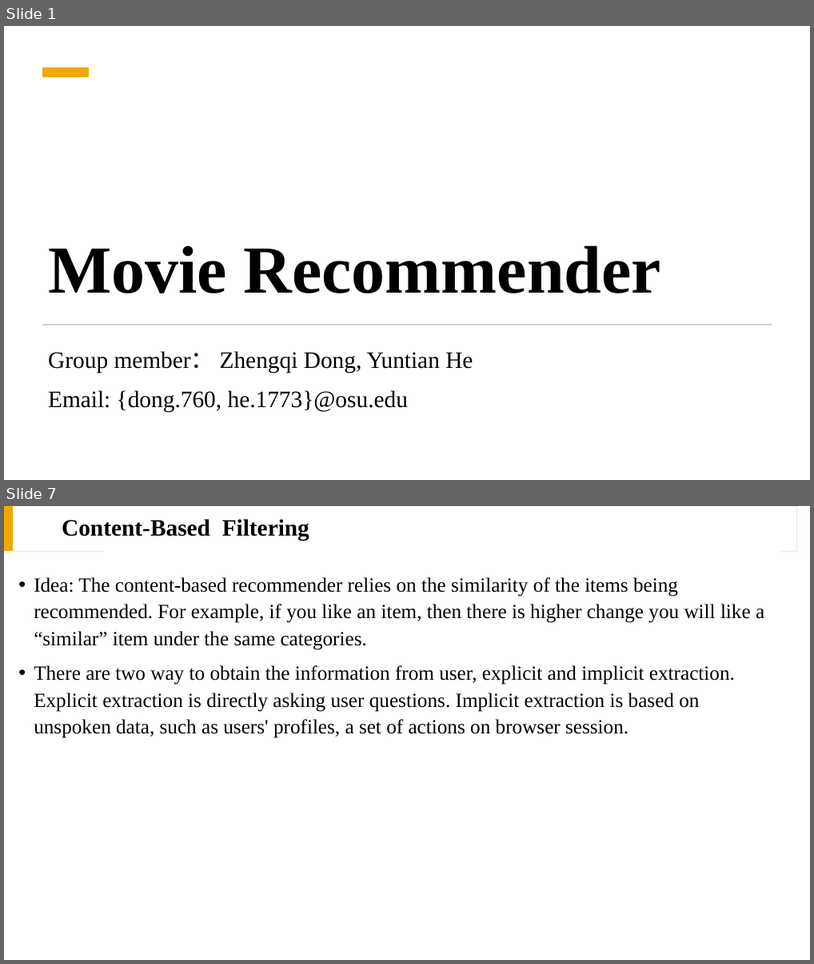
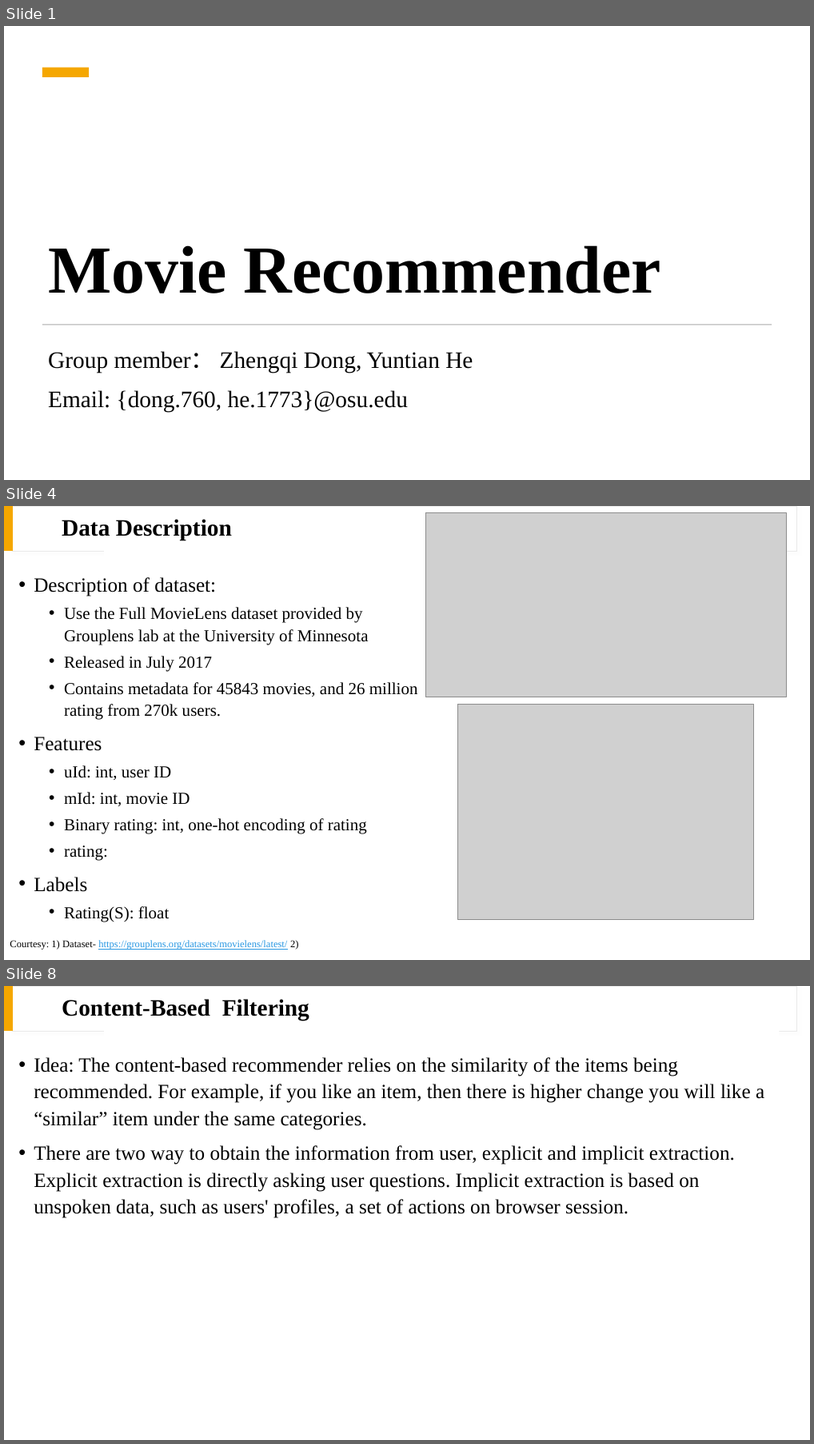
Before and after one commit to drago1234/CSE5525-Final-Project, a slide deck: presentation.pptx. Shown one above the other, each under a label of ours: slides 1 and 7 before the commit, slides 1, 4 and 8 after it; the slides between them are not shown. The pictures are 814x964 and 814x1444 pixels, drawn with LibreOffice and Linux fonts; fonts in the diff are those of the drawing; grey boxes stand for pictures. Boxes give left, top, right and bottom in pixels: in the first picture for what was removed or moved away, otherwise in the second. Text is boxed around its words. In the diff, an @@ line names an element or a change of style, - is before the commit and + after.

```diff
--- a/presentation.pptx
+++ b/presentation.pptx
@@ slide 4 added at (4, 506, 810, 960), background #FFFFFF; not listed: 3 template elements that a slide beside it also shows @@
@@ title added at (62, 519, 232, 540), 28 pt, text #000000, bold @@
+Data Description
@@ picture added at (426, 512, 786, 696) @@
@@ text added at (34, 577, 418, 921), 20 pt, text #000000 @@
+• Description of dataset:
+  • Use the Full MovieLens dataset provided by Grouplens lab at the University of Minnesota
+  • Released in July 2017
+  • Contains metadata for 45843 movies, and 26 million rating from 270k users.
+• Features
+  • uId: int, user ID
+  • mId: int, movie ID
+  • Binary rating: int, one-hot encoding of rating
+  • rating:
+• Labels
+  • Rating(S): float
@@ picture added at (458, 704, 754, 919) @@
@@ text added at (10, 940, 298, 949), 12 pt, text #2998E3, underline @@
+Courtesy: 1) Dataset- https://grouplens.org/datasets/movielens/latest/ 2)
@@ what was slide 7 is now slide 8 @@
```
Also in this commit, not shown: 3 slides changed, 3 other slides added, 12 slides removed, 2 other files.
